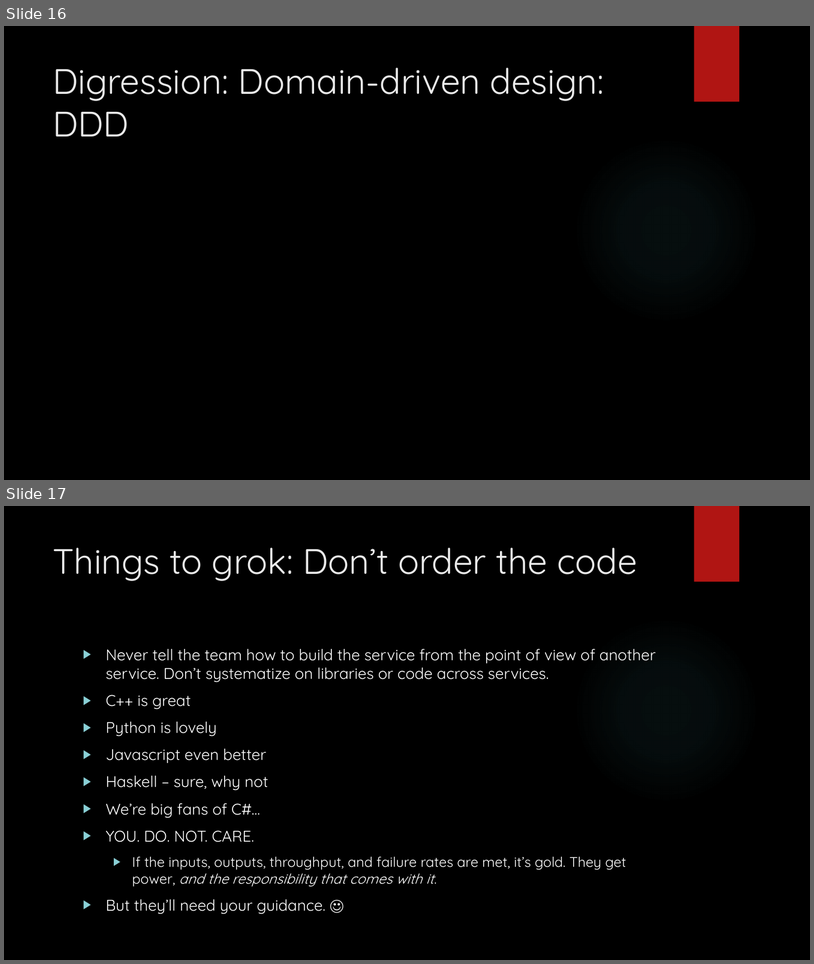
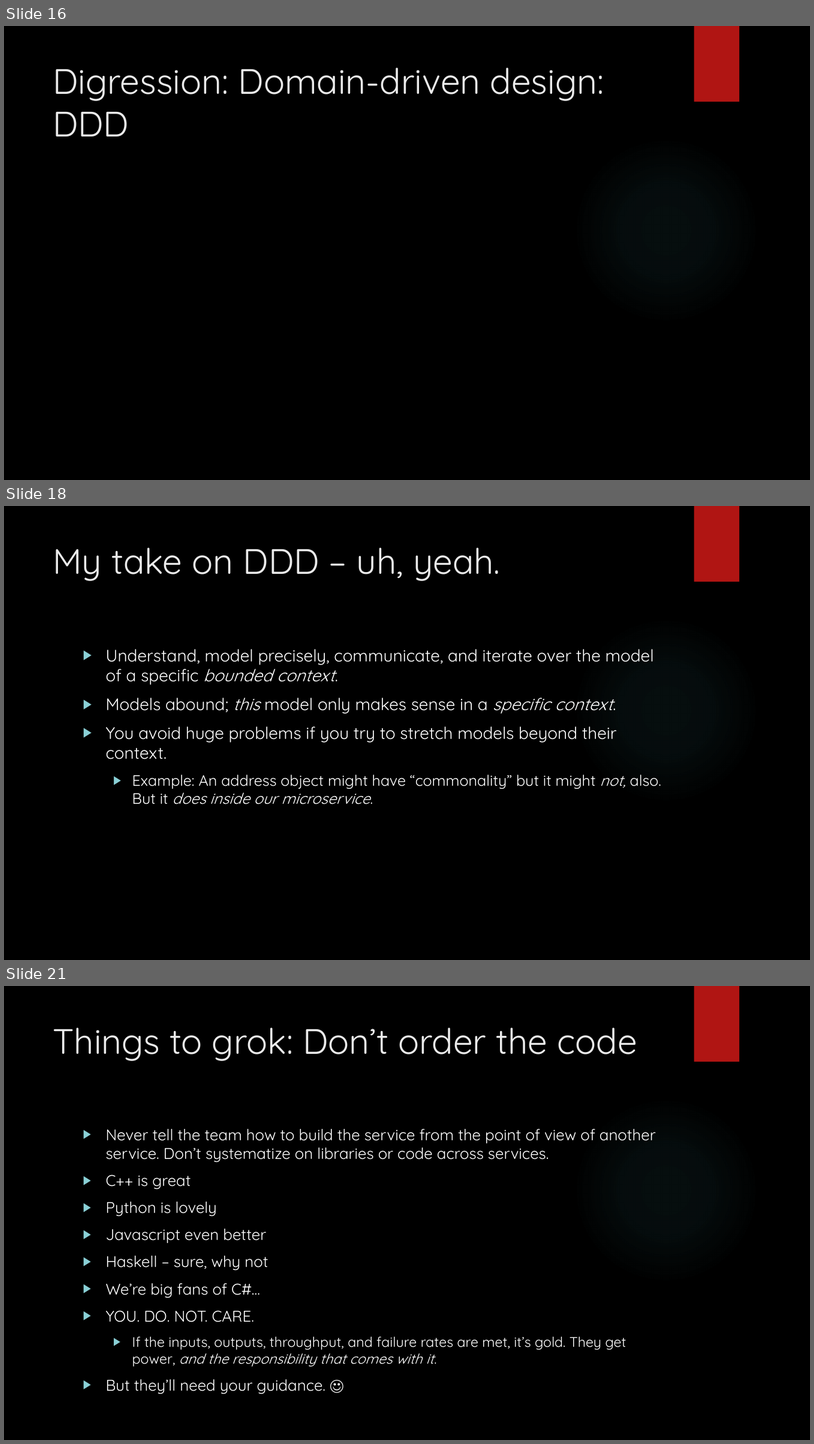
Before and after one commit to arif-aigonix/leap2015, a slide deck: Microservices Overview.pptx. Shown one above the other, each under a label of ours: slides 16 and 17 before the commit, slides 16, 18 and 21 after it; the slides between them are not shown. The pictures are 814x964 and 814x1444 pixels, drawn with LibreOffice and Linux fonts; fonts in the diff are those of the drawing; background and template pictures are left out. Boxes give left, top, right and bottom in pixels: in the first picture for what was removed or moved away, otherwise in the second. Text is boxed around its words. In the diff, an @@ line names an element or a change of style, - is before the commit and + after.

```diff
--- a/Microservices Overview.pptx
+++ b/Microservices Overview.pptx
@@ slide 18 added at (4,506,810,960), background picture (left out); not listed: 2 template elements that a slide beside it also shows @@
@@ title added at (53,547,500,581), 42 pt, text #EBEBEB @@
+My take on DDD – uh, yeah.
@@ text added at (106,649,662,804), 20 pt, text #FFFFFF @@
+▶ Understand, model precisely, communicate, and iterate over the model of a specific bounded context.
+▶ Models abound; this model only makes sense in a specific context.
+▶ You avoid huge problems if you try to stretch models beyond their context.
+  ▶ Example: An address object might have “commonality” but it might not, also. But it does inside our microservice.
@@ what was slide 17 is now slide 21 @@
```
Also in this commit, not shown: 3 other slides added.
